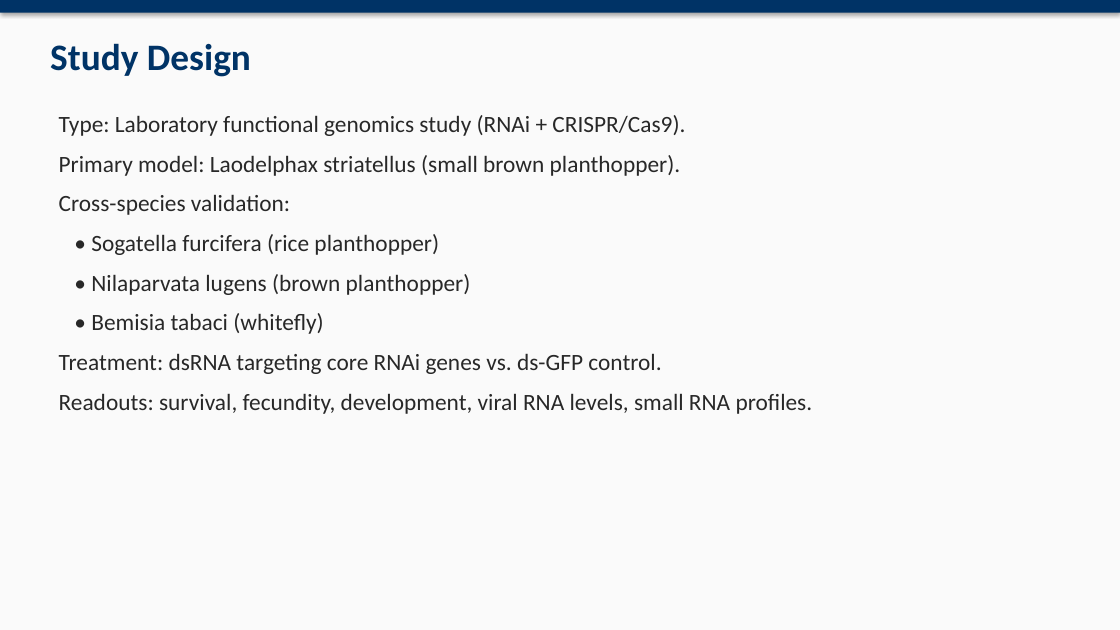
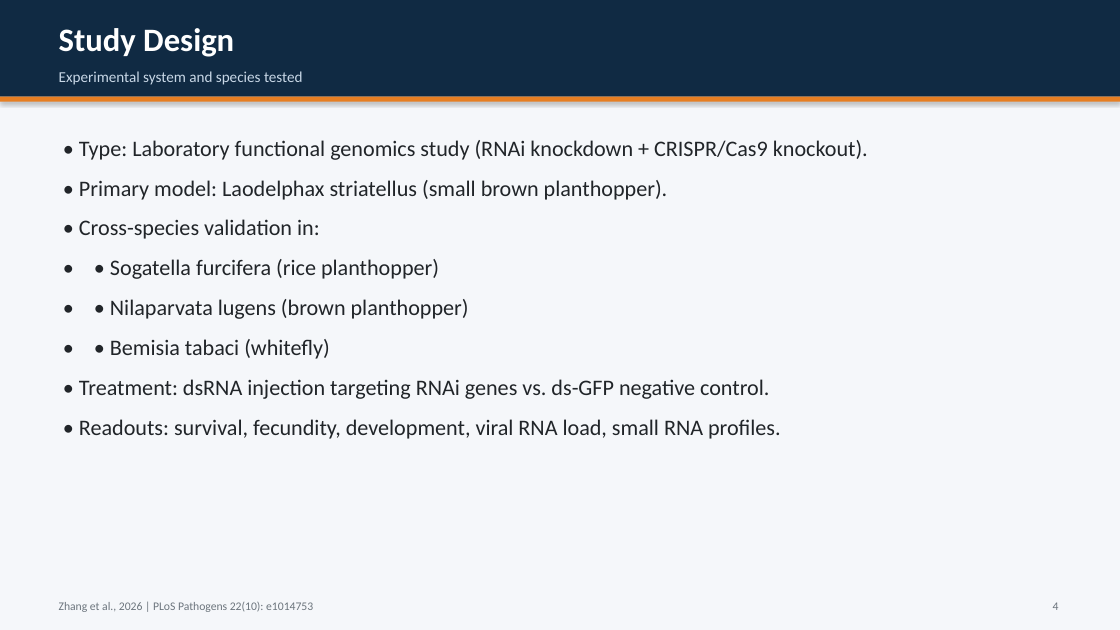
Before and after one commit to David-Mwania/Mwania-Project, a slide deck: slide 4 of Mwania Project/RNAi_Hemiptera_Presentation.pptx. Drawn at 1120x630 pixels with LibreOffice and Linux fonts; fonts in the diff are those of the drawing. Boxes give left, top, right and bottom in pixels: in the first picture for what was removed or moved away, otherwise in the second. Text is boxed around its words. In the diff, an @@ line names an element or a change of style, - is before the commit and + after.

Commit message:
Rebuild presentation with clean layout and properly cropped figures

```diff
--- a/Mwania Project/RNAi_Hemiptera_Presentation.pptx
+++ b/Mwania Project/RNAi_Hemiptera_Presentation.pptx
@@ rectangle at (0, 0, 1120, 630): fill #FAFAFA to #F5F7FA @@
@@ rectangle: place and size @@
-rectangle at (0, 0, 1120, 13)
+rectangle at (0, 0, 1120, 97)
@@ rectangle at (0, 0, 1120, 97): fill #003366 to #102A43; shadow off @@
@@ text "Study Design": place and size @@
-text "Study Design" at (50, 43, 251, 77)
+text "Study Design" at (59, 28, 234, 57)
@@ text "Study Design" at (59, 28, 234, 57): size 32 to 28 pt, text colour #003366 to #FFFFFF @@
@@ text added at (59, 71, 303, 85), 13 pt, text #C8D7E6 @@
+Experimental system and species tested
@@ rectangle added at (0, 97, 1120, 102), fill #E67E22 @@
@@ text at (79, 140, 868, 439): text changed; size 20 to 19 pt; text colour #282828 to #212529 @@
-Type: Laboratory functional genomics study (RNAi + CRISPR/Cas9).
-Primary model: Laodelphax striatellus (small brown planthopper).
-Cross-species validation:
-• Sogatella furcifera (rice planthopper)
-• Nilaparvata lugens (brown planthopper)
-• Bemisia tabaci (whitefly)
-Treatment: dsRNA targeting core RNAi genes vs. ds-GFP control.
-Readouts: survival, fecundity, development, viral RNA levels, small RNA profiles.
+• Type: Laboratory functional genomics study (RNAi knockdown + CRISPR/Cas9 knockout).
+• Primary model: Laodelphax striatellus (small brown planthopper).
+• Cross-species validation in:
+• • Sogatella furcifera (rice planthopper)
+• • Nilaparvata lugens (brown planthopper)
+• • Bemisia tabaci (whitefly)
+• Treatment: dsRNA injection targeting RNAi genes vs. ds-GFP negative control.
+• Readouts: survival, fecundity, development, viral RNA load, small RNA profiles.
@@ text added at (59, 602, 313, 612), 10 pt, text #6C757D @@
+Zhang et al., 2026 | PLoS Pathogens 22(10): e1014753
@@ text added at (1053, 602, 1059, 610), 10 pt, text #6C757D @@
+4
```
Also in this commit, not shown: 15 other slides changed, 1 other file.
